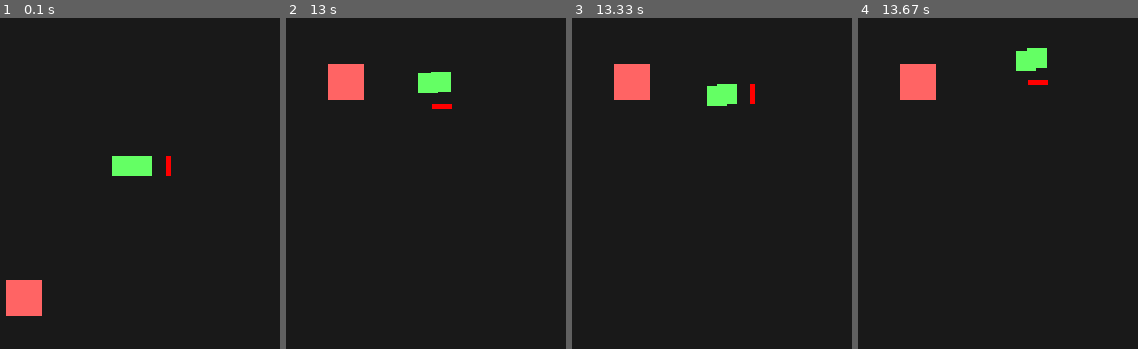
Above: before the commit, frames 1-4 (left to right).
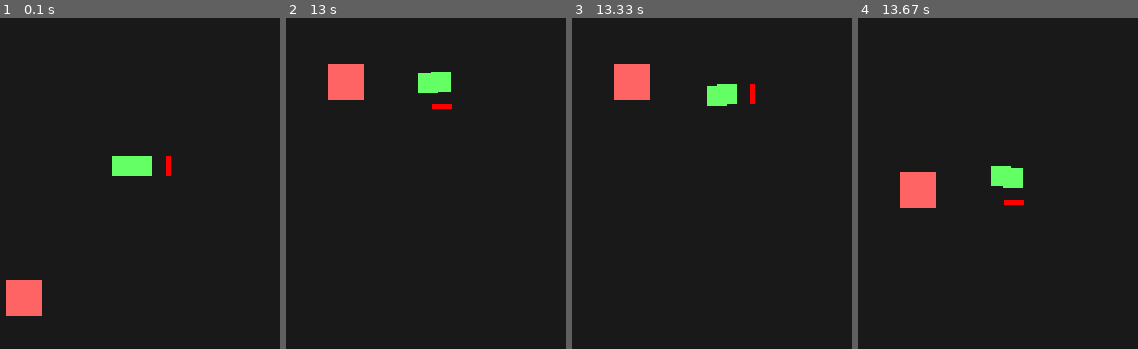
Above: after the commit, the same moments.

Repository: RafisSomeone/Snake
Game: pygame game, started from fappy.py
The game is run twice, just before and just after one commit, with the same random seed, the same clock (stepped at 60 frames per second) and the same inputs.
Inputs:
- Up to frame 1 (0.1 s): no input
- Up to frame 2 (13 s): hold S 0.9-1.37 s; hold A 1.4-1.8 s; hold S 2.9-3.27 s; hold A 3.3-3.77 s; hold D 3.8-4.27 s; hold W 4.3-4.6 s; hold D 4.63-5.1 s; hold A 5.13-5.67 s; hold S 5.7-6 s; hold S 7.53-7.9 s; hold A 7.93-8.4 s; hold D 8.43-8.9 s; hold D 9.27-9.73 s; hold A 9.77-10.3 s; hold S 10.33-10.63 s; hold A 10.67-11.07 s; hold W 11.1-11.47 s; hold D 11.5-12.13 s; hold S 12.17-12.53 s; hold A from 12.57 s (still down)
- Up to frame 3 (13.33 s): release A at 13.03 s
- Up to frame 4 (13.67 s): no input

Frames 1-3 are identical in both runs. In frame 4, 4.4% of the frame differs, in the area x 15-68%, y 9-58%.

Commit message:
something working

Diff:
--- /dev/null
+++ b/QSnake.py
@@ -0,0 +1,280 @@
+import math
+import random
+import gym
+from operator import itemgetter
+import numpy as np
+from pygame.constants import NOEVENT
+from ple.games import snake
+from ple.games.snake import Snake
+import matplotlib.pyplot as plt
+import threading
+import functools
+import pickle
+
+from ple.ple import PLE
+filename = 'QSnakeData.pickle'
+class QLearner:
+    def __init__(self):
+        try:
+            with open(filename, "rb") as file:
+                self.Q = pickle.load(file)
+        except:
+            self.Q = {}
+        fps = 30  # fps we want to run at
+        frame_skip = 2
+        num_steps = 1
+        force_fps = False  # slower speed
+        display_screen = True
+
+        reward = 0.0
+        max_noops = 20
+        nb_frames = 15000
+        self.game = Snake(width=400,height=400, init_length=3)
+        self.p = PLE(self.game, fps=fps, frame_skip=frame_skip, num_steps=num_steps,
+        force_fps=force_fps, display_screen=display_screen)
+        self.attempt_no = 1
+        self.actions = self.p.getActionSet()
+        self.width = self.p.getScreenDims()[0]
+        self.height = self.p.getScreenDims()[1]
+        print(f'actions {self.actions}')
+        print(f'state {self.p.getGameState()}')
+        print(f'dims {self.p.getGameStateDims()}')
+        print(f'dims {self.p.getScreenDims()}')
+        print(f'screen {self.actions[np.random.randint(0, len(self.actions))]}')
+
+    def learn(self, max_attempts,results,j, sigma, alpha, epsilon):
+        print(results,j)
+        result = []
+        infinite = True
+        for i in range(max_attempts):
+            reward_sum = self.attempt(i, max_attempts,sigma, alpha, epsilon)
+            result.append(reward_sum)
+            if infinite:
+                i -= 1
+        results[j] = result
+
+    def get_reward(self, observation,new_observation,reward):
+        head_food_distance = 3
+        old_distnace = observation[0]
+        new_distance = new_observation[0]
+        if new_distance < old_distnace:
+            reward += head_food_distance
+        else:
+            reward -= head_food_distance
+        return reward
+
+    def attempt(self, attempt_i, max_attempts, sigma_s, alpha_s, epsilon_s):
+        half_attempt = 0
+        epsilon = epsilon_s
+        sigma = sigma_s
+        alpha = alpha_s
+        if attempt_i % 1000 == 0:
+            with open(filename,'wb' ) as file:
+                pickle.dump(dict(self.Q), file)
+            print("+++++++++ Pickle saved +++++++++")
+        # print(half_attempt > attempt_i)
+        if half_attempt > attempt_i:
+            epsilon = 1.0 - attempt_i / half_attempt
+            alpha = 1.0 - attempt_i / half_attempt
+        else:
+            self.game.isLostOn = False
+        self.game.isLostOn = False
+        oldState = self.p.getGameState()
+        observation = self.discretise(oldState,None)
+        done = False
+        reward_sum = 0.0
+        while not done:
+            action = self.pick_action(observation,epsilon)
+            reward = self.p.act(action)
+            state = self.p.getGameState()
+            new_observation = self.discretise(state, oldState)
+            oldState = state
+            reward = self.get_reward(observation,new_observation,reward)
+
+            self.update_knowledge(action, observation, new_observation, reward, alpha, sigma)
+            # self.update_knowledge_SARSA(action, observation, new_observation, reward, alpha, sigma,epsilon)
+            observation = new_observation
+            reward_sum += reward
+            if self.p.game_over():
+                self.p.reset_game()
+                done = True
+        self.attempt_no += 1
+        return reward_sum
+
+    def get_bucket(self, value, buckets, lower_bound, interval):
+        for i in range(1, buckets):
+            tmp = lower_bound + (i * interval)
+            if value < tmp:
+                return i
+            i += 1
+        return buckets
+
+    def discretise_value(self, value,upper_bounds,lower_bounds):
+        buckets = 20
+        interval = (upper_bounds - lower_bounds) / float(buckets)
+        return self.get_bucket(value, buckets, lower_bounds, interval)
+
+    def get_food_head_distance_and_vector_from_state(self, state):
+        return self.get_x_y_head_distance_and_vector_from_state(state,state['food_x'],state['food_y'])
+
+
+    def get_x_y_head_distance_and_vector_from_state(self, state,x ,y):
+        snake_head_point = np.array([state['snake_head_x'],state['snake_head_y']])
+        head_food_vector = snake_head_point - np.array([x ,y])
+        return np.linalg.norm(head_food_vector), head_food_vector
+
+    def get_direction_vector_from_x_y(self,x,y):
+        direction = ((round(math.atan2(y,x) / (2 * math.pi / 8.0))) + 8) % 8
+        direction_map = {
+            0: (0,0,0,1), #up, down, left, right
+            1: (1,0,0,1),
+            2: (1,0,0,0),
+            3: (1,0,1,0),
+            4: (0,0,1,0),
+            5: (0,1,1,0),
+            6: (0,1,0,0),
+            7: (0,1,0,1)
+        }
+        return direction_map[direction]
+
+    def get_direction_vector_for_obstacle_from_x_y(self,x,y):
+        direction = ((round(math.atan2(y,x) / (2 * math.pi / 8.0))) + 8) % 8
+        direction_map = {
+            0: (0,0,0,1), #up, down, left, right
+            1: (0,0,0,0),
+            2: (1,0,0,0),
+            3: (0,0,0,0),
+            4: (0,0,1,0),
+            5: (0,0,0,0),
+            6: (0,1,0,0),
+            7: (0,0,0,0)
+        }
+        return direction_map[direction]
+    def discretise(self, state, oldState):
+
+        # angle = self.discretise_value(observation[2],2)
+        # angular_velocity = self.discretise_value(observation[3],3)
+        # return 0, cart_velocity, angle, angular_velocity
+        head_food_distance, head_food_vector = self.get_food_head_distance_and_vector_from_state(state)
+
+        isNearer = 0
+        if oldState is None:
+            isNearer = 2
+        else:
+            old_Distance, _old_vector = self.get_food_head_distance_and_vector_from_state(oldState)
+            if head_food_distance < old_Distance:
+                isNearer = 1
+
+        norm_vector = head_food_vector/head_food_distance
+
+        distance_from_obstackle = 12
+        distance_from_wall = 30
+        x_head = state['snake_head_x']
+        y_head  = state['snake_head_y']
+        head_vectors = []
+
+        if(x_head - distance_from_wall <= 0):
+            head_vectors.append((0,0,1,0))
+
+        if(x_head + distance_from_wall >= self.width):
+            head_vectors.append((0,0,0,1))
+
+        if(y_head - distance_from_wall <= 0):
+            head_vectors.append((1,0,0,0))
+        if(y_head + distance_from_wall >= self.height):
+            head_vectors.append((0,1,0,0))
+
+        snake_body_positions = np.array(state['snake_body_pos'])
+
+        snake_body = []
+        skip = 0
+        for body in snake_body_positions:
+            if (skip>2):
+                snake_body.append(body)
+            skip+=1
+
+        snake_body_distance_and_vectors = map(lambda x: self.get_x_y_head_distance_and_vector_from_state(state,x[0],x[1]),snake_body)
+        snake_body_positions_less_than_obstacle = filter(lambda x: x[0] < distance_from_obstackle, snake_body_distance_and_vectors)
+        snake_body_vectors = list(map(lambda x: self.get_direction_vector_for_obstacle_from_x_y(x[1][0],x[1][1]),snake_body_positions_less_than_obstacle))
+        snake_body_vectors += head_vectors
+        obstacle_tuple = (0,0,0,0)
+        if(len(snake_body_vectors) != 0):
+            obstacle_tuple = functools.reduce(lambda a, b: np.array(a)+np.array(b), snake_body_vectors)
+            obstacle_tuple = tuple(list(map(lambda x: 1 if x > 1 else x,obstacle_tuple)))
+
+        # print(self.game.player.body[0].pos.x)
+        # upper_boundry_distance = math.dist((0,0),self.p.getScreenDims())
+        # lower_boundry_distance = 0
+        # distance_head_food = self.discretise_value(head_food_distance, upper_boundry_distance, lower_boundry_distance)
+
+        return (isNearer,) + self.get_direction_vector_from_x_y(norm_vector[0], norm_vector[1]) + (self.game.player.dir.x,self.game.player.dir.y) + obstacle_tuple
+    def pick_action(self, observation,eps):
+        if random.random() < eps:
+            return self.actions[np.random.randint(0, len(self.actions))]
+        else:
+            tmp = [(self.actions[0],-500)]
+            for key, value in self.Q.items():
+                if key[0] == observation:
+                    tmp.append((key[1],value))
+            return max(tmp,key=itemgetter(1))[0]
+
+    def update_knowledge(self, action, observation, new_observation, reward, alpha, sigma):
+        tmp = [(self.actions[0],-500)]
+        for key, value in self.Q.items():
+            if key[0] == new_observation:
+                tmp.append((key[1],value))
+        Qnew = max(tmp,key=itemgetter(1))[1]
+        self.Q[(observation,action)] = (1 - alpha) * self.Q.get((observation,action),0) + alpha * (reward + sigma * Qnew)
+
+    def update_knowledge_SARSA(self, action, observation, new_observation, reward, alpha, sigma, epsilon):
+        self.Q[(observation,action)] = self.Q.get((observation,action),0) + alpha * (reward + sigma * self.Q.get((new_observation,self.pick_action(new_observation,epsilon)),0) - self.Q.get((observation,action),0))
+
+def moving_average(x, w=10):
+    return np.convolve(x, np.ones(w), 'valid') / w
+
+def main():
+    sigmas = [0.99]
+    alphas = [0.01]
+    epsilons = [0.01]
+    QLearner().learn(3000000,[],0,sigmas[0],alphas[0],epsilons[0])
+    # for s in range(len(sigmas)):
+    #     max_attempts = 3000
+    #     thread_number = 1
+    #     threads = [[]] * thread_number
+    #     lerners = [[]] * thread_number
+    #     results = [[]] * thread_number
+    #     for i in range(len(threads)):
+    #         lerners[i] = QLearner()
+    #         threads[i] = threading.Thread(target=lerners[i].learn, args=(max_attempts,results,i,sigmas[s],alphas[s],epsilons[s]))
+    #         threads[i].start()
+
+    #     for i in range(len(threads)):
+    #         threads[i].join()
+            # with open(f'sarsa/Results_{s}_{i}.csv', 'w+', encoding='UTF8') as f:
+            #     for reward in results[i]:
+            #         f.write(str(reward) + '\n')
+        # moving_average_result = moving_average(results[1])
+
+        # plt.plot(moving_average_result)
+        # plt.ylabel('Reward')
+        # plt.xlabel('Attempt')
+        # plt.title(f'Moving average sigma = {sigmas[s]}, alpha = {alphas[s]}, epsilon = {epsilons[s]}')
+        # plt.savefig(f'sarsa/TheNewest_buckets_moving_average_{s}.png')
+        # plt.show(block = False)
+        # plt.clf()
+
+        # avg = np.average(results, axis=0)
+        # std = np.std(results, axis=0)
+        # plt.plot(range(len(avg)), avg)
+        # plt.fill_between(range(len(avg)), avg-std, avg+std,alpha=0.2, edgecolor='#1B2ACC', facecolor='#089FFF',
+        # linewidth=4, linestyle='dashdot', antialiased=True)
+        # plt.ylabel('Reward')
+        # plt.xlabel('Attempt')
+        # plt.title(f'Average sigma = {sigmas[s]}, alpha = {alphas[s]}, epsilon = {epsilons[s]}')
+        # plt.savefig(f'sarsa/TheNewest_buckets_average_{s}.png')
+        # plt.show(block = False)
+        # plt.clf()
+
+
+if __name__ == '__main__':
+    main()
--- a/ple/games/base/pygamewrapper.py
+++ b/ple/games/base/pygamewrapper.py
@@ -47,11 +47,12 @@
         self.rng = None
 
         self.rewards = {
-            "positive": 1.0,
+            "positive": 1000.0,
             "negative": -1.0,
             "tick": 0,
-            "loss": -5.0,
-            "win": 5.0
+            "loss": -200.0,
+            "win": 5.0,
+            "lost": -100
         }
 
     def _setup(self):
--- a/ple/games/snake.py
+++ b/ple/games/snake.py
@@ -1,3 +1,4 @@
+import os
 import pygame
 import sys
 import math
@@ -9,7 +10,9 @@
 from .utils.vec2d import vec2d
 from .utils import percent_round_int
 
-
+DRAW = True
+MAX_TIME = 200
+# os.environ["SDL_VIDEODRIVER"] = "dummy"
 class Food(pygame.sprite.Sprite):
 
     def __init__(self, pos_init, width, color,
@@ -87,7 +90,8 @@
         self.rect.center = pos_init
 
     def draw(self, screen):
-        screen.blit(self.image, self.rect.center)
+        if DRAW:
+            screen.blit(self.image, self.rect.center)
 
 
 # basically just holds onto all of them
@@ -201,8 +205,9 @@
             self.body_group.add(self.body[-1])
 
     def draw(self, screen):
-        for b in self.body[::-1]:
-            b.draw(screen)
+        if DRAW:
+            for b in self.body[::-1]:
+                b.draw(screen)
 
 
 class Snake(PyGameWrapper):
@@ -232,6 +237,8 @@
             "down": K_s
         }
 
+        self.lost = 0
+        self.isLostOn = True
         PyGameWrapper.__init__(self, width, height, actions=actions)
 
         self.speed = percent_round_int(width, 0.45)
@@ -353,11 +360,13 @@
         self.screen.fill(self.BG_COLOR)
         self._handle_player_events()
         self.score += self.rewards["tick"]
-
+        self.lost += 1
         hit = pygame.sprite.collide_rect(self.player.head, self.food)
         if hit:  # it hit
+            self.lost = 0
             self.score += self.rewards["positive"]
-            self.player.grow()
+            if self.player.length < 10:
+                self.player.grow()
             self.food.new_position(self.player)
 
         hits = pygame.sprite.spritecollide(
@@ -382,6 +391,11 @@
         if self.lives <= 0.0:
             self.score += self.rewards["loss"]
 
+        if self.lost > MAX_TIME and self.isLostOn:
+            self.lives = -1
+            self.score += self.rewards["lost"]
+            self.lost = 0
+
         self.player.update(dt)
 
         self.player.draw(self.screen)
--- a/randomSnake.py
+++ b/randomSnake.py
@@ -1,4 +1,5 @@
 import numpy as np
+from QSnake import QLearner
 from ple import PLE
 from ple.games.snake import Snake
 
@@ -31,7 +32,7 @@
         force_fps=force_fps, display_screen=display_screen)
 
 # our Naive agent!
-agent = NaiveAgent(p.getActionSet())
+agent = QLearner(p.getActionSet())
 
 # init agent and game.
 p.init()
@@ -47,7 +48,7 @@
         p.reset_game()
 
     obs = p.getScreenRGB()
-    action = agent.pickAction(reward, obs)
+    action = agent.learn(reward, obs)
     reward = p.act(action)
 
     # if f % 50 == 0:
Binary file added: QSnakeData.pickle
Binary file added: filename
